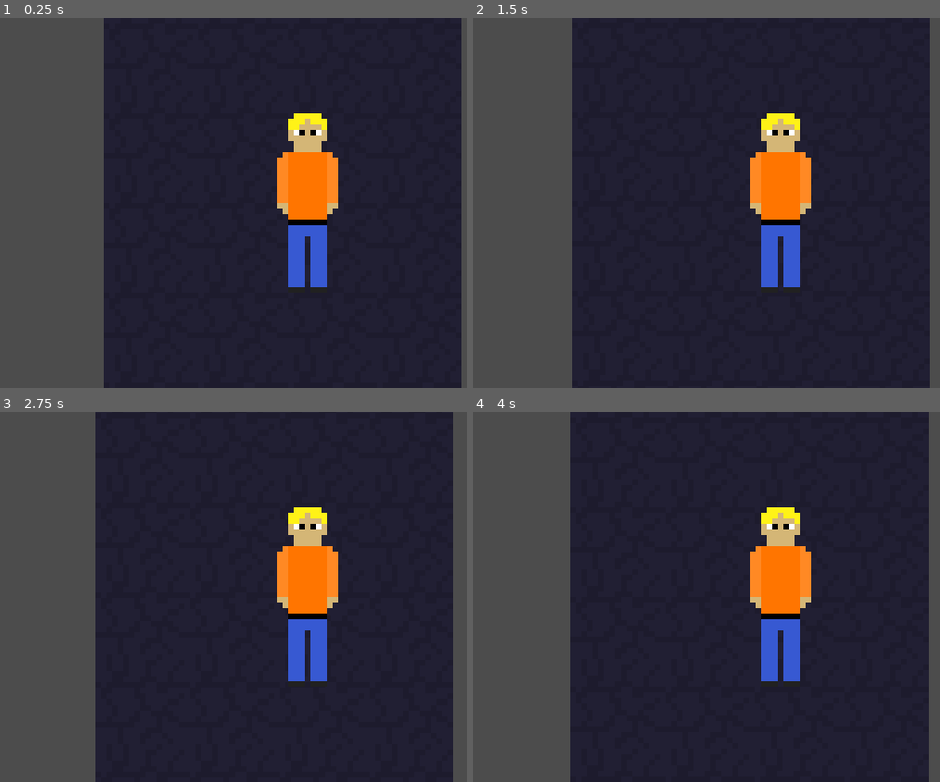
Above: before the commit, frames 1-4 (two rows, left to right).
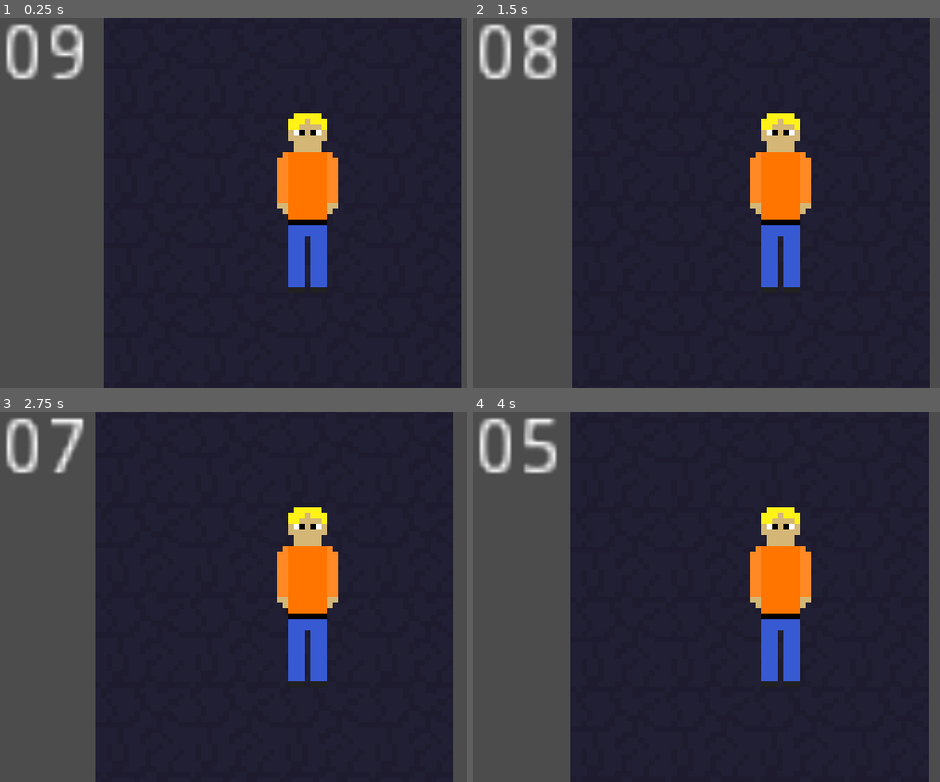
Above: after the commit, the same moments.

Repository: CMDR-Piboy314/Ludum-Dare-51
Game: Godot game, scene res://scn/lvl/Level01.tscn
Two runs of this game, one before a commit and one after it. Both use one fixed random seed, a clock stepped at 60 frames per second and the inputs below.
Inputs:
- Up to frame 1 (0.25 s): no input
- Up to frame 2 (1.5 s): tap Enter at 0.5 s; hold D (move_right) 0.53-1.28 s; tap Space at 1.25 s; hold S (move_down) from 1.28 s (still down)
- Up to frame 3 (2.75 s): release S (move_down) at 2.03 s; hold D (move_right) from 2.03 s (still down)
- Up to frame 4 (4 s): release D (move_right) at 2.78 s; hold W (move_up) 2.78-3.53 s; tap Enter at 3.5 s; hold A (move_left) from 3.53 s (still down)

The runs differ from the first frame. In frame 1, 1.4% of the frame differs, in the area x 1-19%, y 1-17%; in frame 2, 1.6%; in frame 3, 1.2%; in frame 4, 1.4%.

Commit message:
Added countdown timer

Diff:
--- a/project.godot
+++ b/project.godot
@@ -30,7 +30,7 @@
 
 [editor_plugins]
 
-enabled=PoolStringArray( "res://addons/center_pivot_offset/plugin.cfg", "res://addons/node_library/plugin.cfg", "res://addons/retile/plugin.cfg" )
+enabled=PoolStringArray(  )
 
 [gui]
 
--- /dev/null
+++ b/scn/UI/Countdown.gd
@@ -0,0 +1,22 @@
+extends Label
+
+var countdown = 10
+
+# Declare member variables here. Examples:
+# var a = 2
+# var b = "text"
+
+
+# Called when the node enters the scene tree for the first time.
+func _ready():
+	pass # Replace with function body.
+
+
+# Called every frame. 'delta' is the elapsed time since the previous frame.
+func _process(delta):
+	countdown -= delta
+
+	var displayTime = "%02d" % [fmod(countdown, 60)]
+	text = displayTime
+
+	pass
--- /dev/null
+++ b/scn/UI/UI.tscn
@@ -0,0 +1,11 @@
+[gd_scene load_steps=2 format=2]
+
+[ext_resource path="res://scn/UI/Countdown.gd" type="Script" id=1]
+
+[node name="UI" type="CanvasLayer"]
+
+[node name="Countdown" type="Label" parent="."]
+margin_right = 40.0
+margin_bottom = 14.0
+text = "10"
+script = ExtResource( 1 )
--- a/scn/lvl/Level01.tscn
+++ b/scn/lvl/Level01.tscn
@@ -1,7 +1,8 @@
-[gd_scene load_steps=4 format=2]
+[gd_scene load_steps=5 format=2]
 
 [ext_resource path="res://res/img/ent/tiles/tiles01.png" type="Texture" id=1]
 [ext_resource path="res://scn/ent/Player.tscn" type="PackedScene" id=2]
+[ext_resource path="res://scn/UI/UI.tscn" type="PackedScene" id=3]
 
 [sub_resource type="TileSet" id=1]
 0/name = "stone_floor"
@@ -30,3 +31,5 @@
 
 [node name="Player" parent="." instance=ExtResource( 2 )]
 position = Vector2( 166, 133 )
+
+[node name="UI" parent="." instance=ExtResource( 3 )]
